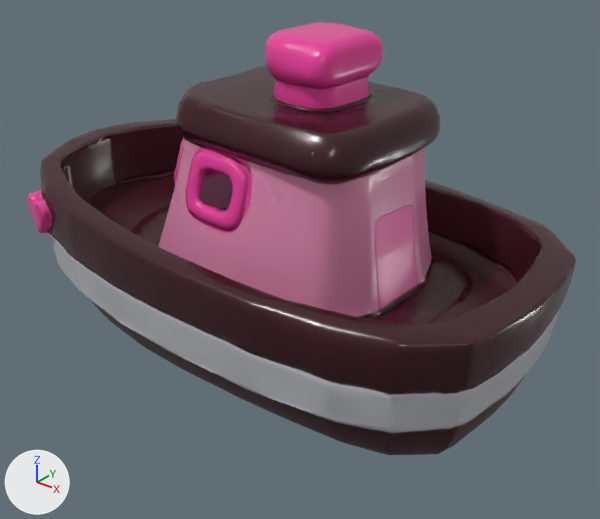
Two versions of the glTF model public/models/cosmic-boat.glb, one commit apart.
Rendered twice from a camera (50 mm lens) standing at (1.677, -1.972, 1.025) and looking at (0.115, -0.02, -0.186). Arrows for +X, +Y and +Z are at lower left; the lights stay in place. The picture after the commit comes second. Where no turn or scale is listed for an object, it has been applied to the vertices.

Script lines for the objects in view, before the commit:
```python
ob_mesh_0 = bpy.data.objects.new('Mesh_0', me_mesh_0)
ob_mesh_0.location = (-0.955, 0.56, -0.573)
```
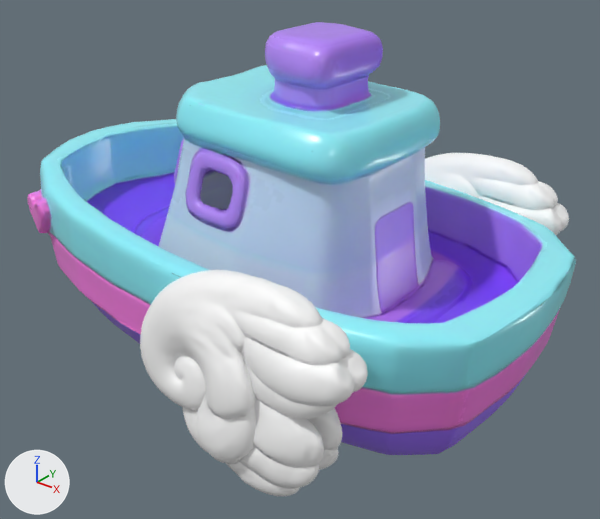
What differs and where, as boxes (x1, y1, x2, y2) in the pictures (600 x 519 px):
'Mesh_0', surface changed (lighter): (27, 22, 576, 455) in both
'Mesh_0.002', added: after (140, 270, 368, 496)
'Mesh_0.001', added: after (425, 153, 569, 235)

What changed in the scene script:
```text
Add img_baked_basecolor:
    img_baked_basecolor = load_image('Baked_BaseColor', '_unpacked/Baked_BaseColor', 2048, 2048, 'sRGB')
Add img_baked_basecolor_001:
    img_baked_basecolor_001 = load_image('Baked_BaseColor.001', '_unpacked/Baked_BaseColor.001', 2048, 2048, 'sRGB')
Add img_baked_metallicroughness_001:
    img_baked_metallicroughness_001 = load_image('Baked_MetallicRoughness.001', '_unpacked/Baked_MetallicRoughness.001', 2048, 2048, 'Non-Color')
Add img_baked_emit_001:
    img_baked_emit_001 = load_image('Baked_Emit.001', '_unpacked/Baked_Emit.001', 2048, 2048, 'sRGB')
Add img_normal_001:
    img_normal_001 = load_image('normal.001', '_unpacked/normal.001', 2048, 2048, 'Non-Color')
Change mat_material_0_001:
    where n5 = _N.new('ShaderNodeTexImage'); n5.name = 'Image Texture.001'
    n5.image: img_baked_basecolorredgray -> img_baked_basecolor
    remove n8 = _N.new('ShaderNodeMath'); n8.name = 'Math'
    remove n8.operation = 'MULTIPLY'
    remove n8.inputs[1].default_value = 0.2  # 'Value'
    where n0 = _N.new('ShaderNodeBsdfPrincipled'); n0.name = 'Principled BSDF'
    where n9 = _N.new('ShaderNodeSeparateColor'); n9.name = 'Separate Color'
    remove _L.new(n8.outputs[0], n0.inputs[1])  # 'Value' to 'Metallic'
    remove _L.new(n9.outputs[2], n8.inputs[0])  # 'Blue' to 'Value'
    add _L.new(n9.outputs[2], n0.inputs[1])  # 'Blue' to 'Metallic'
Add mat_material_0_003:
    mat_material_0_003 = bpy.data.materials.new('Material_0.003')
    # uses the picture img_baked_basecolor_001
    # uses the picture img_baked_emit_001
    # uses the picture img_baked_metallicroughness_001
    # uses the picture img_normal_001
Add mat_material_0_002:
    mat_material_0_002 = bpy.data.materials.new('Material_0.002')
    # uses the picture img_baked_basecolor_001
    # uses the picture img_baked_emit_001
    # uses the picture img_baked_metallicroughness_001
    # uses the picture img_normal_001
Add me_mesh_0_002:
    me_mesh_0_002.from_pydata(...)  # 9443 vertices, 18882 faces; spans x 0.0..0.758, y -0.271..0.0, z 0.0..0.617
    me_mesh_0_002.materials.append(mat_material_0_003)
Add me_mesh_0_001:
    me_mesh_0_001.from_pydata(...)  # 9443 vertices, 18882 faces; spans x 0.0..0.758, y -0.271..0.0, z 0.0..0.617
    me_mesh_0_001.materials.append(mat_material_0_002)
Add ob_mesh_0_002:
    ob_mesh_0_002 = bpy.data.objects.new('Mesh_0.002', me_mesh_0_002)
    ob_mesh_0_002.location = (0.0, -0.469, -0.535)
Add ob_mesh_0_001:
    ob_mesh_0_001 = bpy.data.objects.new('Mesh_0.001', me_mesh_0_001)
    ob_mesh_0_001.location = (0.0, 0.746, -0.535)
```
